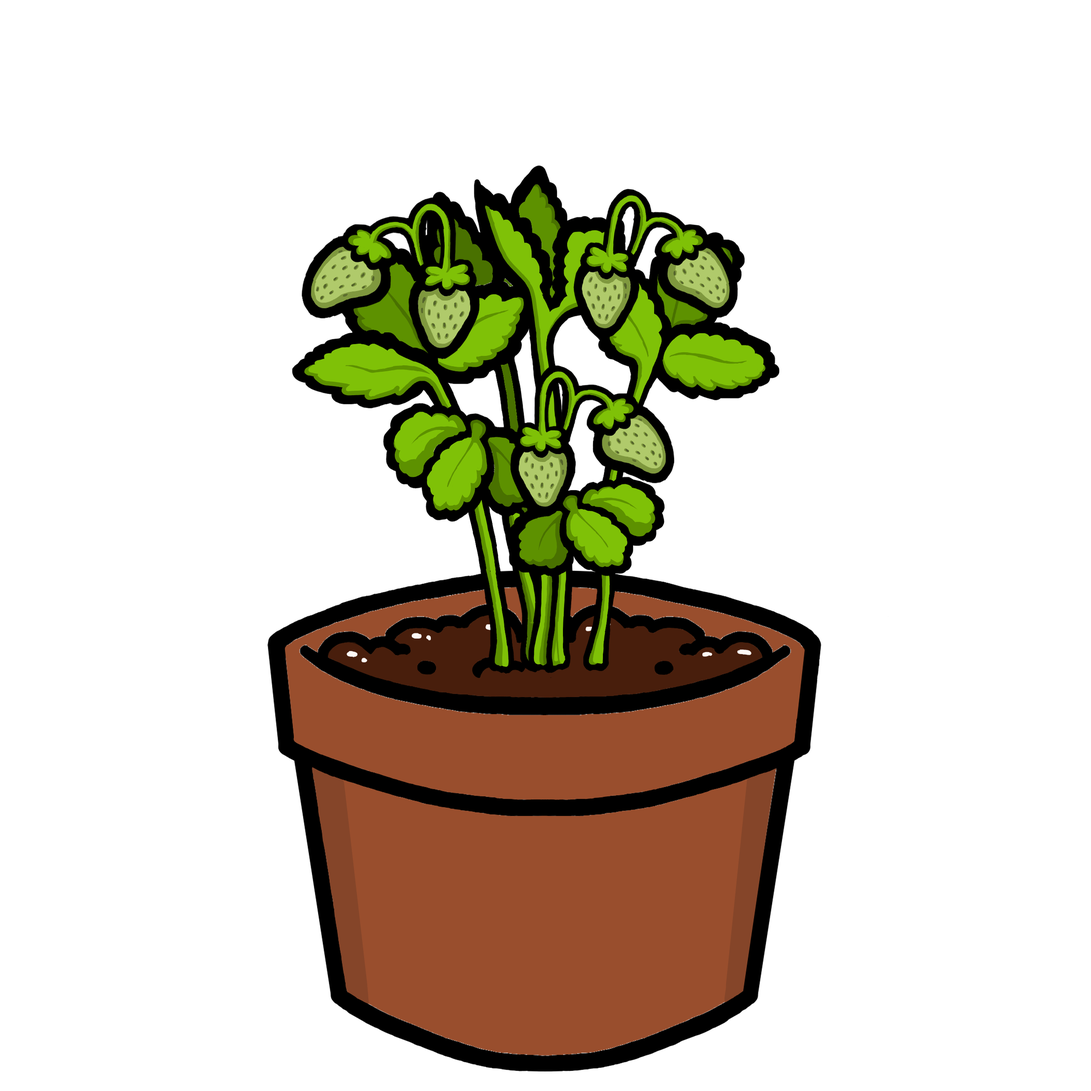
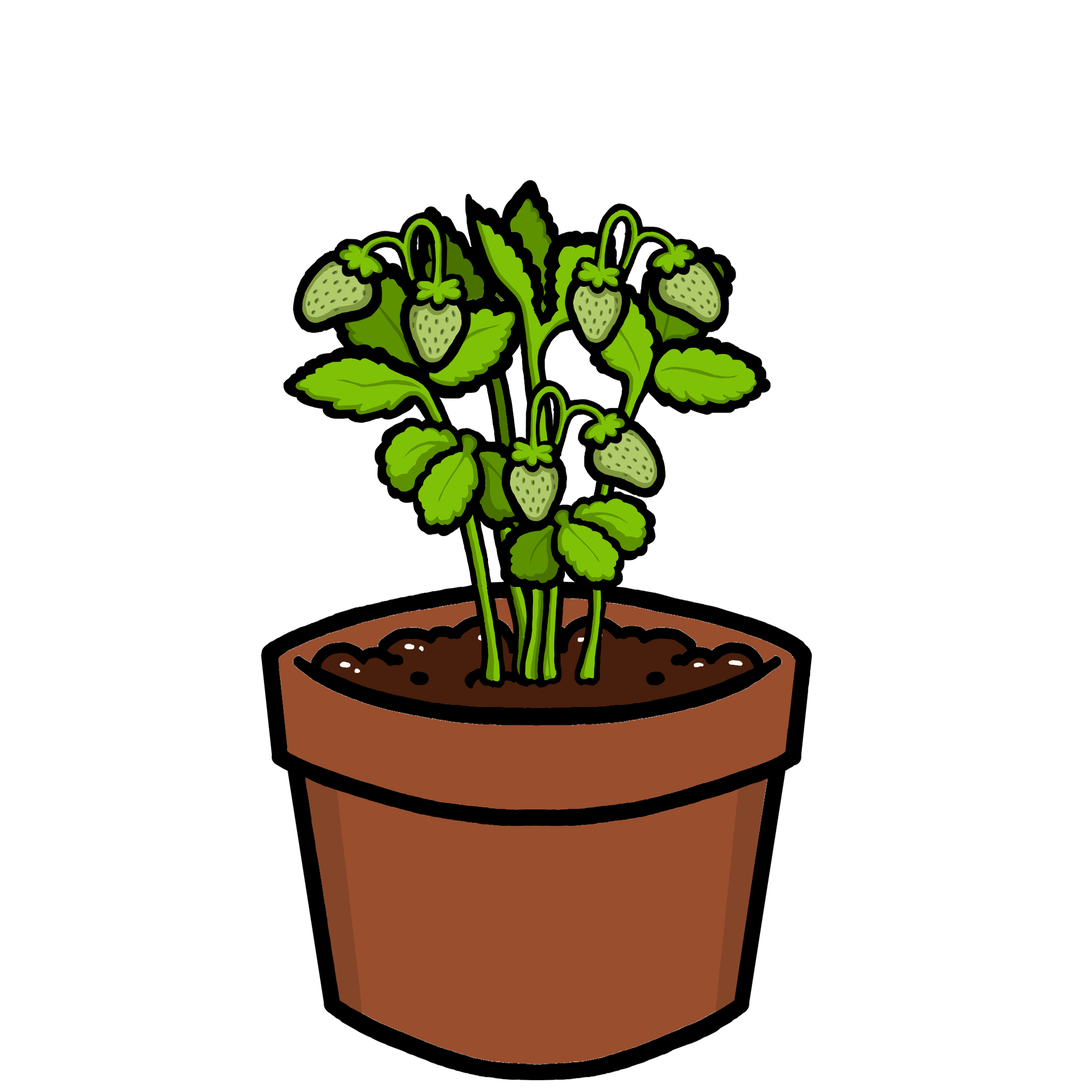
Layer changes from the first 1091×1091 image to the second:
painted on "Paint Layer 13" (1st of 3, in "strawberries") over [283, 186, 489, 396]
painted on "Paint Layer 13" (2nd of 3, in "strawberries") over [535, 172, 746, 383]
painted on "Paint Layer 13" (3rd of 3, in "strawberries") over [372, 165, 699, 559]
added group "leaves" with 5 layers above "pot" over [260, 165, 791, 722]
moved "Group 15" into group "leaves" over [260, 165, 791, 699]
painted on "Paint Layer 12" (1st of 2, in "leaves" › "Group 15") over [465, 465, 676, 699]
painted on "Paint Layer 12" (2nd of 2, in "leaves" › "Group 15") over [355, 391, 566, 671]
painted on "Paint Layer 11" (1st of 2, in "leaves" › "Group 15") over [283, 165, 780, 524]
moved "Paint Layer 11" (2nd of 2, in "leaves") into group "leaves", painted on it over [349, 325, 769, 722]
renamed "Paint Layer 9" to "pot", painted on it over [260, 558, 889, 1081]
